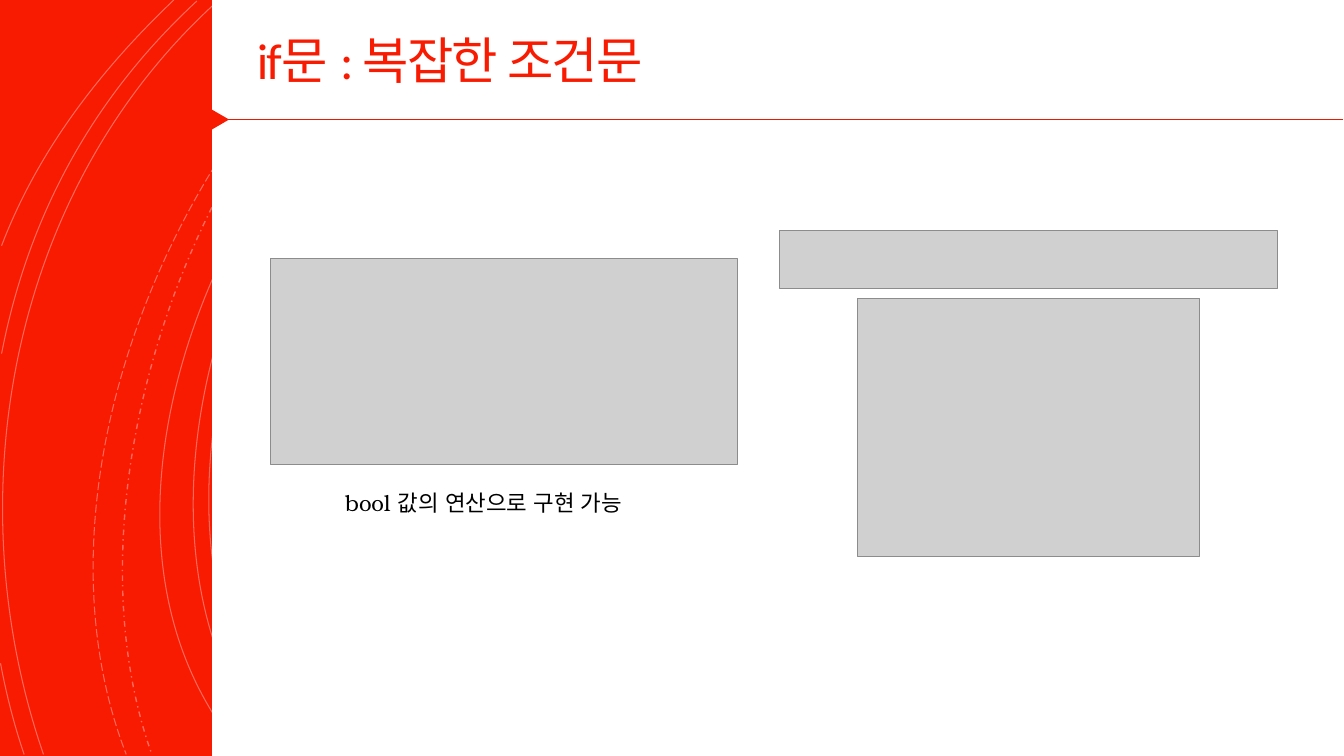
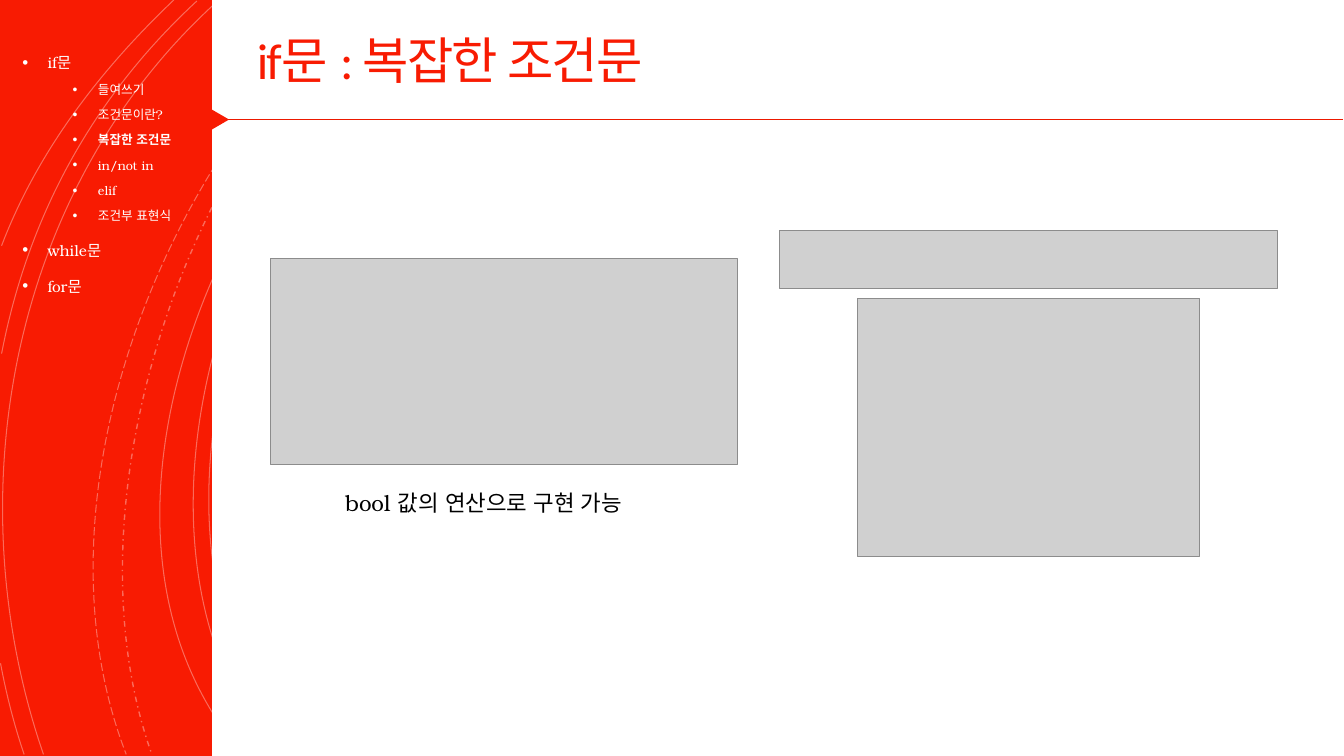
Before and after one commit to Valentine117/python_basic_class, a slide deck: slide 8 of 03장 프로그램의 구조를 쌓는다_제어문.pptx. Drawn at 1344x756 pixels with LibreOffice and Linux fonts; fonts in the diff are those of the drawing; grey boxes stand for pictures. Boxes give left, top, right and bottom in pixels: in the first picture for what was removed or moved away, otherwise in the second. Text is boxed around its words. In the diff, an @@ line names an element or a change of style, - is before the commit and + after.

```diff
--- a/03장 프로그램의 구조를 쌓는다_제어문.pptx
+++ b/03장 프로그램의 구조를 쌓는다_제어문.pptx
@@ text added at (48,56,171,293), 9 pt, text #FFFFFF @@
+• if문
+  • 들여쓰기
+  • 조건문이란?
+  • 복잡한 조건문
+  • in/not in
+  • elif
+  • 조건부 표현식
+• while문
+• for문
```
Also in this commit, not shown: 9 other slides changed, 1 slide added.
